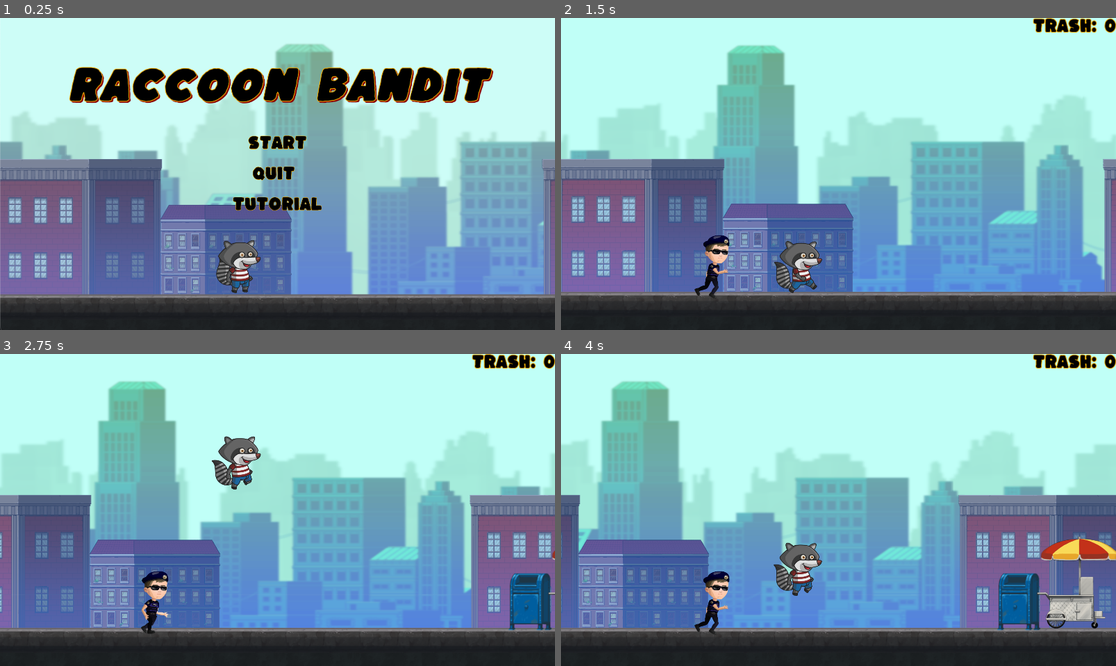
Above: before the commit, frames 1-4 (two rows, left to right).
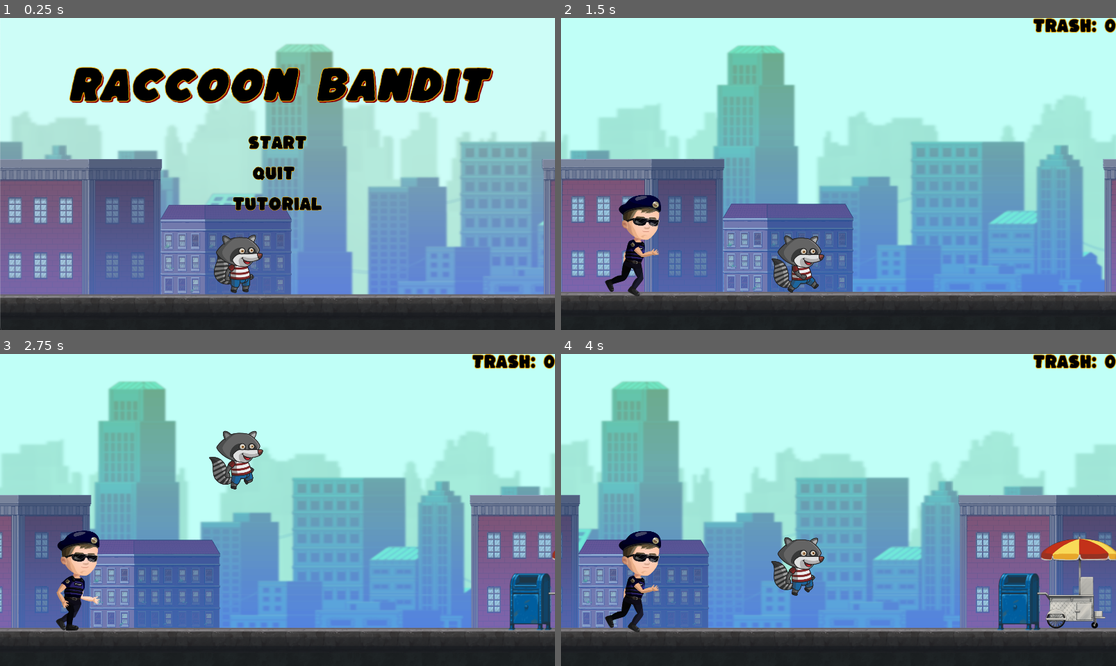
Above: after the commit, the same moments.

Repository: plagunas2/RaccoonBandit
Game: Godot game, scene res://Scenes/Menus/Mainmenu.tscn
Two runs of this game, one before a commit and one after it. Both use one fixed random seed, a clock stepped at 60 frames per second and the inputs below. The engine's default icon, where the game draws it, is replaced by a stand-in: a white triangle on a blue panel in a dark square.
Inputs:
- Up to frame 1 (0.25 s): no input
- Up to frame 2 (1.5 s): click "Start" at 0.5 s
- Up to frame 3 (2.75 s): tap W (jump) at 1.52, 2.27 s
- Up to frame 4 (4 s): hold Down (down) 2.78-3.53 s; tap W (jump) at 3.77 s

The runs differ from the first frame. In frame 1, 0.8% of the frame differs, in the area x 38-48%, y 69-89%; in frame 2, 2.8%; in frame 3, 2.9%, in the area x 10-48%, y 24-90%; in frame 4, 2.9%.

Commit message:
Character proportions and positions

Diff:
--- a/RaccoonBandit_prototype1/Character/player.tscn
+++ b/RaccoonBandit_prototype1/Character/player.tscn
@@ -644,7 +644,6 @@
 height = 118.0
 
 [node name="Player" type="CharacterBody2D"]
-scale = Vector2(1.5, 1.5)
 script = ExtResource("1_5evjr")
 
 [node name="AnimatedSprite2D" type="AnimatedSprite2D" parent="."]
--- a/RaccoonBandit_prototype1/NPC/npc.tscn
+++ b/RaccoonBandit_prototype1/NPC/npc.tscn
@@ -124,7 +124,7 @@
 radius = 17.4617
 
 [node name="npc" type="CharacterBody2D"]
-scale = Vector2(5.5, 5.5)
+scale = Vector2(5, 5)
 script = ExtResource("1_pn30m")
 
 [node name="AnimatedSprite2D" type="AnimatedSprite2D" parent="."]
--- a/RaccoonBandit_prototype1/Scenes/Menus/Mainmenu.tscn
+++ b/RaccoonBandit_prototype1/Scenes/Menus/Mainmenu.tscn
@@ -441,7 +441,8 @@
 theme_override_constants/separation = 40
 
 [node name="MainScreenPlayer" parent="." instance=ExtResource("5_s4duc")]
-position = Vector2(825, 869)
+position = Vector2(825, 865)
+scale = Vector2(1.65, 1.65)
 motion_mode = 1
 script = SubResource("GDScript_i84wp")
 
--- a/RaccoonBandit_prototype1/Scenes/test_level_pt2.tscn
+++ b/RaccoonBandit_prototype1/Scenes/test_level_pt2.tscn
@@ -19,7 +19,8 @@
 [node name="ParallaxBackground" parent="." instance=ExtResource("1_qa4be")]
 
 [node name="Player" parent="." instance=ExtResource("2_c6vkw")]
-position = Vector2(825, 869)
+position = Vector2(825, 860)
+scale = Vector2(1.65, 1.65)
 
 [node name="ground" parent="." instance=ExtResource("4_h6uak")]
 visible = false
@@ -46,6 +47,7 @@
 autoplay = true
 
 [node name="npc" parent="." instance=ExtResource("7_yfiwp")]
-position = Vector2(523, 860)
-scale = Vector2(3.75, 3.75)
+position = Vector2(250, 785)
+scale = Vector2(6, 6)
+
 [node name="PauseMenu" parent="." instance=ExtResource("9_2bejn")]
Not shown: 1 places in RaccoonBandit_prototype1/Scenes/test_level_pt2.tscn that only renumber resources
